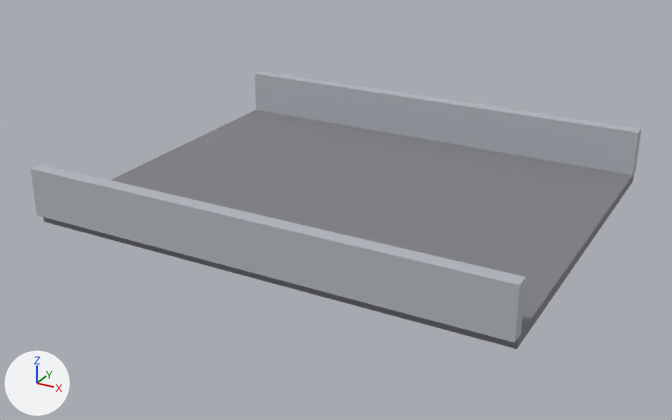
Renders of the glTF model client/public/models/bridge.glb from each side of a commit.
Before and after are seen from a camera (50 mm lens) standing at (8.54, -16.28, 7.83) and looking at (-0.18, -0.44, -0.09). The axes (+X, +Y, +Z) are drawn at lower left. The lights are the same throughout. The picture after the commit comes second. Where no turn or scale is listed for an object, it has been applied to the vertices. Vertices at exactly the same position are counted once.
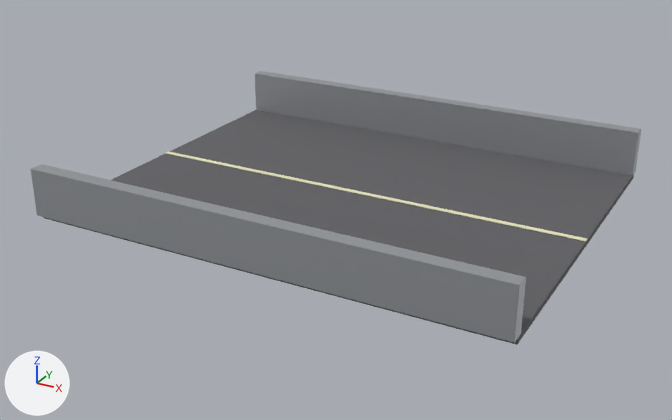
The newer file is also turned or shifted as a whole; pictures and numbers use the older file's frame.

Edits to the bpy script that builds the scene:
```text
Change mat_asphalt:
    mat_asphalt.base_color: (0.22, 0.22, 0.24) -> (0.12, 0.12, 0.13)  # grey #818186 -> dark grey #616165
Change mat_rail:
    mat_rail.roughness: 0.75 -> 0.4
    mat_rail.metallic: 0.0 -> 0.7
Add mat_paint:
    mat_paint = principled_material('paint')
    mat_paint.base_color = (0.85, 0.82, 0.55)  # beige #edeac4
    mat_paint.roughness = 0.6
Change me_cube_001:
    where me_cube_001.from_pydata(...)  # 8 vertices, 12 faces; spans x -0.5..0.5, y -0.5..0.5, z -0.5..0.5
    remove me_cube_001.materials.append(mat_rail)  # light grey #b3b8bf
    add me_cube_001.materials.append(mat_paint)  # beige #edeac4
Change me_cube_002:
    used by ob_cube_002; location = (0.0, 4.0, 0.7)
    remove me_cube_002.from_pydata(...)  # 8 vertices, 12 faces; spans x -5.0..5.0, y -0.15..0.15, z -0.5..0.5
    add me_cube_002.from_pydata(...)  # 16 vertices, 24 faces; spans x -5.0..5.0, y -8.15..0.15, z -0.5..0.5
    me_cube_002 part 1: a new loose piece, a box spanning x -5.0..5.0, y -8.15..-7.85, z -0.5..0.5, in mat_rail (light grey #b8bcc0)
Change ob_cube:
    ob_cube.location: (0.0, 0.0, 0.1) -> (0.0, 0.0, 0.14)
    ob_cube.scale: (10.0, 8.0, 0.2) -> (10.0, 8.0, 0.12)
```

Changed parts and their boxes (x1, y1, x2, y2) in the pictures (672 x 420 px):
'Cube', recoloured, moved, rescaled (grey to dark grey)
    before: (43, 110, 634, 349)
    after: (43, 110, 634, 345)
'Cube.002', surface changed (darker)
    both: (255, 71, 641, 175)
'Cube.001', surface changed, recoloured (light grey to beige)
    both: (31, 151, 587, 343)
part 1 of me_cube_002, added
    after: (31, 164, 526, 343)
